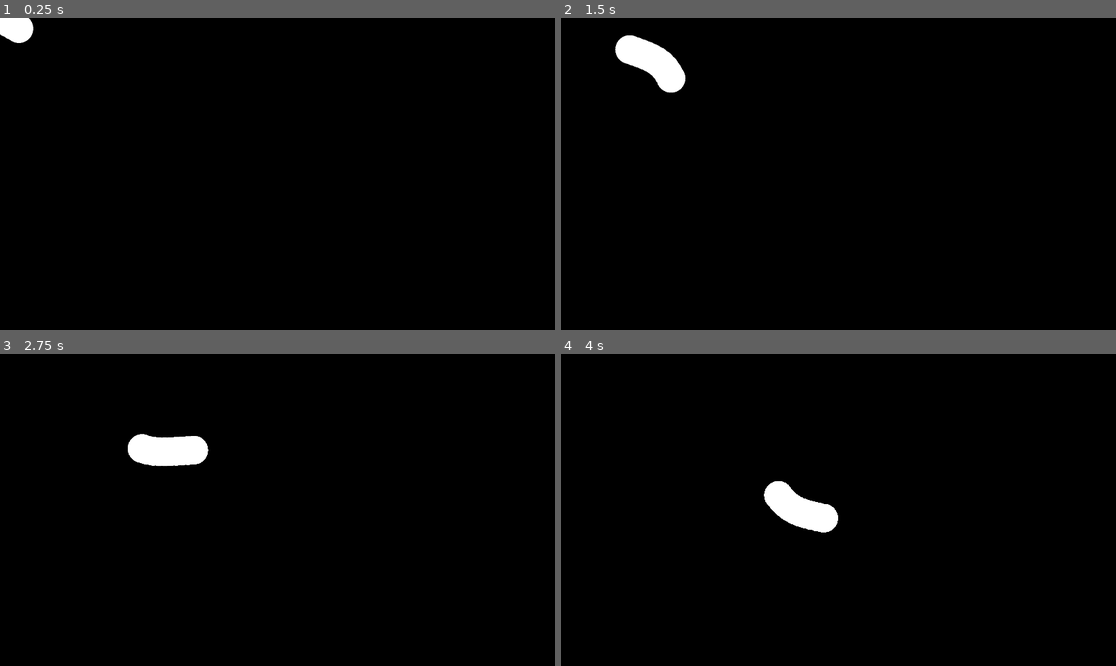
Above: before the commit, frames 1-4 (two rows, left to right).
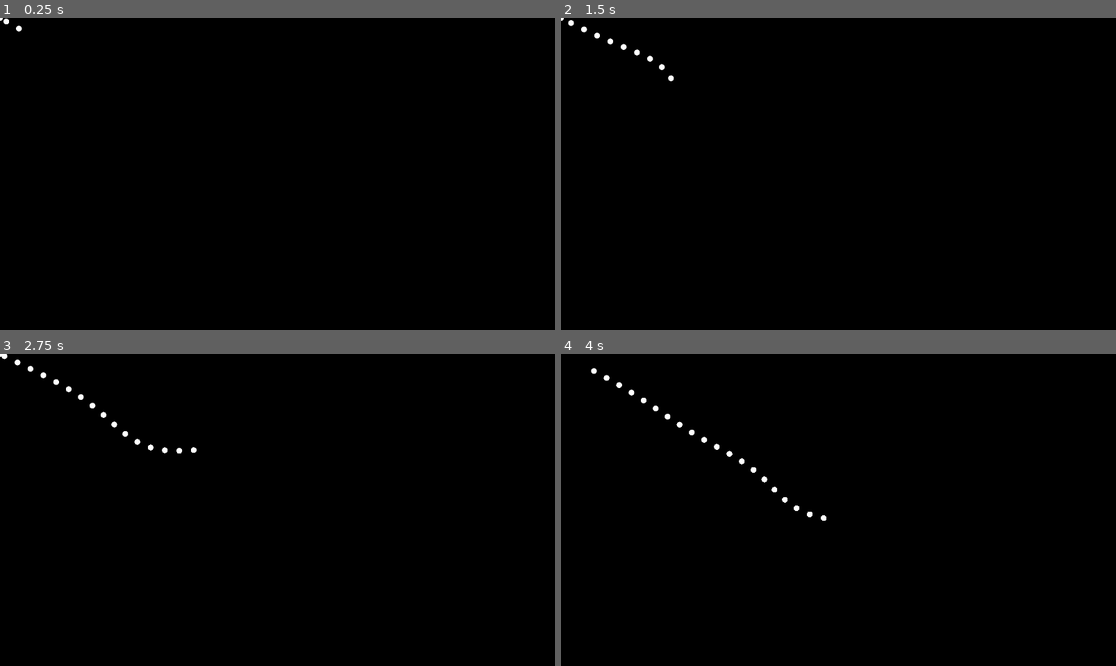
Above: after the commit, the same moments.

Repository: weedleeedle/worm-game
Game: Godot game, scene res://scene/test_scene/test_scene.tscn
The game is run twice, just before and just after one commit, with the same random seed, the same clock (stepped at 60 frames per second) and the same inputs.
Inputs (mouse positions are in pixels of both pictures, inside the frame that each line leads up to):
- Up to frame 1 (0.25 s): no input
- Up to frame 2 (1.5 s): move the mouse to (960, 158) at 0.52 s; move the mouse to (727, 189) at 1.27 s
- Up to frame 3 (2.75 s): move the mouse to (333, 441) at 2.02 s
- Up to frame 4 (4 s): move the mouse to (810, 572) at 2.77 s; move the mouse to (1005, 556) at 3.52 s

The runs differ from the first frame. In frame 1, 0.4% of the frame differs, in the area x 0-7%, y 0-9%; in frame 2, 1.3%; in frame 3, 1.4%; in frame 4, 1.4%, in the area x 5-50%, y 4-58%.

Commit message:
Added angle constraint to body segments

Diff:
--- a/component/body_segment/body_segment.tscn
+++ b/component/body_segment/body_segment.tscn
@@ -5,5 +5,6 @@
 [node name="BodySegment" type="Node2D" unique_id=1445569697]
 top_level = true
 script = ExtResource("1_nisd8")
+radius = 10.0
 
 [node name="TestPolygon" type="Polygon2D" parent="." unique_id=867009095]
--- a/scene/test_scene/test_scene.gd
+++ b/scene/test_scene/test_scene.gd
@@ -4,5 +4,5 @@
 
 func _ready() -> void:
 	# Create a worm!!
-	var worm := BodyFactory.create_worm(10, constraints)
+	var worm := BodyFactory.create_worm(20, constraints)
 	add_child(worm)
--- a/scene/test_scene/test_scene.tscn
+++ b/scene/test_scene/test_scene.tscn
@@ -3,12 +3,18 @@
 [ext_resource type="Script" uid="uid://cfpurmy6js266" path="res://scene/test_scene/test_scene.gd" id="1_au7ee"]
 [ext_resource type="Script" uid="uid://bubfxjvewqaj8" path="res://src/segment_constraints/segment_constraint.gd" id="2_t7gac"]
 [ext_resource type="Script" uid="uid://df5fvyk41gl1y" path="res://src/segment_constraints/distance_constraint.gd" id="3_yi5xj"]
+[ext_resource type="Script" uid="uid://bveufj3y2tke7" path="res://src/segment_constraints/angle_constraint.gd" id="4_t7gac"]
 
 [sub_resource type="Resource" id="Resource_pvdxb"]
 script = ExtResource("3_yi5xj")
-max_distance = 20.0
+max_distance = 50.0
 metadata/_custom_type_script = "uid://df5fvyk41gl1y"
+
+[sub_resource type="Resource" id="Resource_yi5xj"]
+script = ExtResource("4_t7gac")
+min_angle = 60.0
+metadata/_custom_type_script = "uid://bveufj3y2tke7"
 
 [node name="TestScene" type="Node" unique_id=1482380878]
 script = ExtResource("1_au7ee")
-constraints = Array[ExtResource("2_t7gac")]([SubResource("Resource_pvdxb")])
+constraints = Array[ExtResource("2_t7gac")]([SubResource("Resource_pvdxb"), SubResource("Resource_yi5xj")])
--- /dev/null
+++ b/src/segment_constraints/angle_constraint.gd
@@ -0,0 +1,31 @@
+## Restricts how tight of an angle a segment can have following two preceding segments
+class_name AngleConstraint
+extends SegmentConstraint
+
+@export var min_angle: float
+
+func apply(on: BodySegment) -> void:
+	# Head doesn't get any constraints
+	if on.is_head():
+		return
+
+	# Second node doesn't get any constraints
+	if on.parent_segment.is_head():
+		return
+
+	# Prior node is node B. Node prior to THAT is node A.
+	# We are on node C.
+	var node_pos_A := on.parent_segment.parent_segment.global_position
+	var node_pos_B := on.parent_segment.global_position
+	var node_pos_C := on.global_position
+
+	var vec_B_to_A := node_pos_A - node_pos_B
+	var vec_B_to_C := node_pos_C - node_pos_B
+
+	var angle_BA_BC := vec_B_to_A.angle_to(vec_B_to_C)
+	print("Angle: ", rad_to_deg(angle_BA_BC))
+	if absf(angle_BA_BC) < deg_to_rad(min_angle):
+		print("Too steep!")
+		# Clamp the angle
+		var new_vec_B_to_C := vec_B_to_A.rotated(deg_to_rad(signf(angle_BA_BC)*min_angle)).normalized() * vec_B_to_C.length()
+		on.global_position = node_pos_B + new_vec_B_to_C
Not shown, added: src/segment_constraints/angle_constraint.gd.uid
